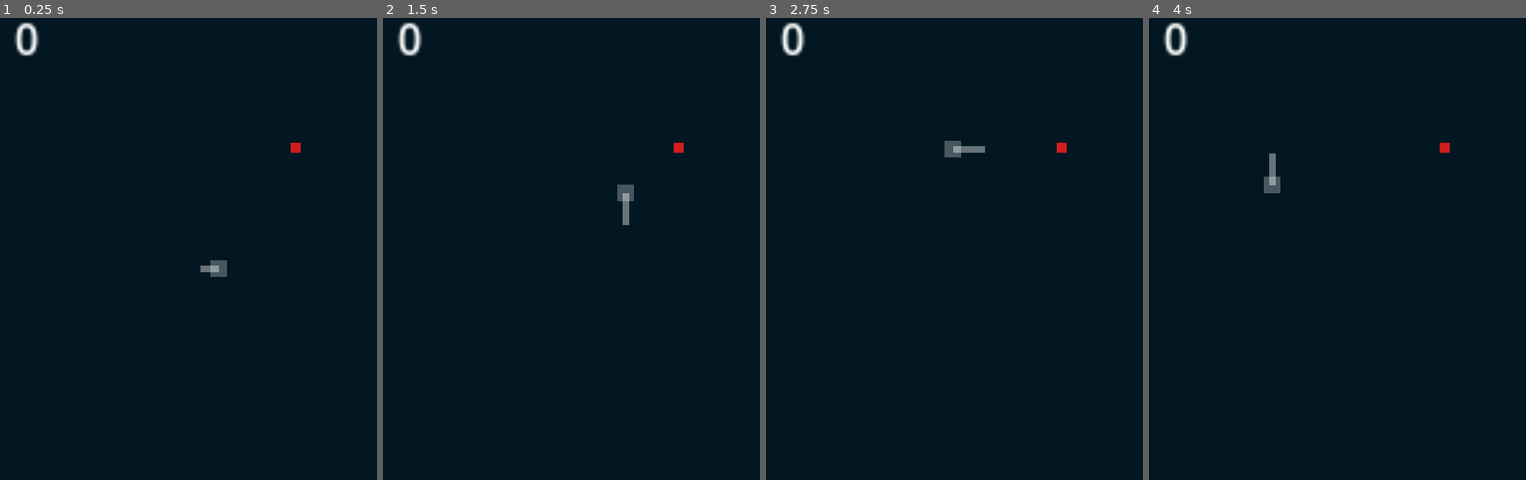
Above: before the commit, frames 1-4 (left to right).
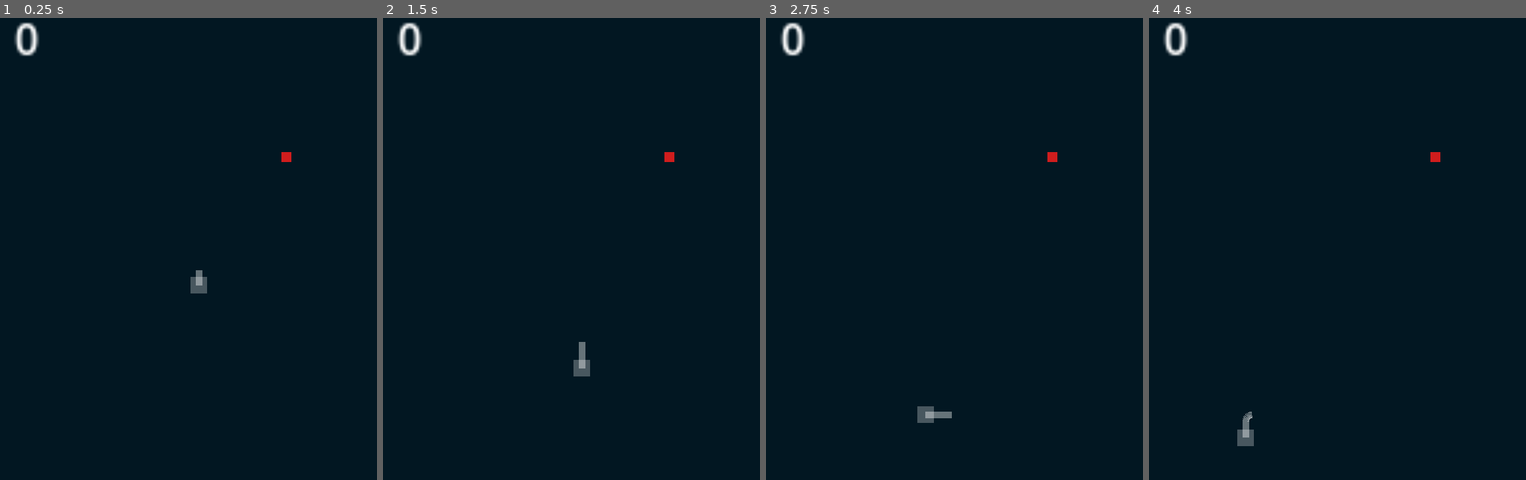
Above: after the commit, the same moments.

Repository: FSJessica/Snake-Game
Game: Godot game, scene res://scenes/Game.tscn
Two runs of this game, one before a commit and one after it. Both use one fixed random seed, a clock stepped at 60 frames per second and the inputs below.
Inputs:
- Up to frame 1 (0.25 s): no input
- Up to frame 2 (1.5 s): hold Up (ui_up) from 0.53 s (still down)
- Up to frame 3 (2.75 s): release Up (ui_up) at 2.03 s; hold Left (ui_left) from 2.03 s (still down)
- Up to frame 4 (4 s): release Left (ui_left) at 3.53 s; hold Down (ui_down) from 3.53 s (still down)

The runs differ from the first frame. In frame 1, 0.5% of the frame differs, in the area x 50-80%, y 27-60%; in frame 2, 0.6%, in the area x 50-80%, y 27-78%; in frame 3, 0.6%; in frame 4, 0.6%.

Commit message:
Colisão do corpo adicionada

Diff:
--- a/scenes/Body.tscn
+++ b/scenes/Body.tscn
@@ -9,7 +9,4 @@
 [node name="Area2D" type="Area2D" parent="."]
 priority = 1.0
 
-[connection signal="body_entered" from="Area2D" to="." method="_on_area_2d_body_entered"]
-[connection signal="body_exited" from="Area2D" to="." method="_on_area_2d_body_exited"]
-[connection signal="body_shape_entered" from="Area2D" to="." method="_on_area_2d_body_shape_entered"]
-[connection signal="body_shape_exited" from="Area2D" to="." method="_on_area_2d_body_shape_exited"]
+[connection signal="area_entered" from="Area2D" to="." method="_on_area_2d_area_entered"]
--- a/scenes/Snake.tscn
+++ b/scenes/Snake.tscn
@@ -7,7 +7,151 @@
 [sub_resource type="RectangleShape2D" id="1"]
 size = Vector2(24.5086, 25.4512)
 
+[sub_resource type="RectangleShape2D" id="RectangleShape2D_e0i7e"]
+size = Vector2(3, 9)
+
+[sub_resource type="Animation" id="Animation_2akxu"]
+resource_name = "right_down"
+length = 0.2
+tracks/0/type = "value"
+tracks/0/imported = false
+tracks/0/enabled = true
+tracks/0/path = NodePath(".:rotation")
+tracks/0/interp = 2
+tracks/0/loop_wrap = true
+tracks/0/keys = {
+"times": PackedFloat32Array(0, 0.2),
+"transitions": PackedFloat32Array(1, 1),
+"update": 0,
+"values": [0.0, 1.5708]
+}
+
+[sub_resource type="Animation" id="Animation_neman"]
+resource_name = "left_down"
+length = 0.2
+tracks/0/type = "value"
+tracks/0/imported = false
+tracks/0/enabled = true
+tracks/0/path = NodePath(".:rotation")
+tracks/0/interp = 2
+tracks/0/loop_wrap = true
+tracks/0/keys = {
+"times": PackedFloat32Array(0, 0.2),
+"transitions": PackedFloat32Array(1, 1),
+"update": 0,
+"values": [3.14159, 1.5708]
+}
+
+[sub_resource type="Animation" id="Animation_q51hn"]
+resource_name = "left_up"
+length = 0.2
+tracks/0/type = "value"
+tracks/0/imported = false
+tracks/0/enabled = true
+tracks/0/path = NodePath(".:rotation")
+tracks/0/interp = 2
+tracks/0/loop_wrap = true
+tracks/0/keys = {
+"times": PackedFloat32Array(0, 0.2),
+"transitions": PackedFloat32Array(1, 1),
+"update": 0,
+"values": [3.14159, 4.71239]
+}
+
+[sub_resource type="Animation" id="Animation_xmxyd"]
+resource_name = "right_up"
+length = 0.2
+tracks/0/type = "value"
+tracks/0/imported = false
+tracks/0/enabled = true
+tracks/0/path = NodePath(".:rotation")
+tracks/0/interp = 2
+tracks/0/loop_wrap = true
+tracks/0/keys = {
+"times": PackedFloat32Array(0, 0.2),
+"transitions": PackedFloat32Array(1, 1),
+"update": 0,
+"values": [6.28319, 4.71239]
+}
+
+[sub_resource type="Animation" id="Animation_rhltw"]
+resource_name = "up_left"
+length = 0.2
+tracks/0/type = "value"
+tracks/0/imported = false
+tracks/0/enabled = true
+tracks/0/path = NodePath(".:rotation")
+tracks/0/interp = 2
+tracks/0/loop_wrap = true
+tracks/0/keys = {
+"times": PackedFloat32Array(0, 0.2),
+"transitions": PackedFloat32Array(1, 1),
+"update": 0,
+"values": [4.71239, 3.14159]
+}
+
+[sub_resource type="Animation" id="Animation_s7hgp"]
+resource_name = "up_right"
+length = 0.2
+tracks/0/type = "value"
+tracks/0/imported = false
+tracks/0/enabled = true
+tracks/0/path = NodePath(".:rotation")
+tracks/0/interp = 2
+tracks/0/loop_wrap = true
+tracks/0/keys = {
+"times": PackedFloat32Array(0, 0.2),
+"transitions": PackedFloat32Array(1, 1),
+"update": 0,
+"values": [4.71239, 6.28319]
+}
+
+[sub_resource type="Animation" id="Animation_uf4l4"]
+resource_name = "down_right"
+length = 0.2
+tracks/0/type = "value"
+tracks/0/imported = false
+tracks/0/enabled = true
+tracks/0/path = NodePath(".:rotation")
+tracks/0/interp = 2
+tracks/0/loop_wrap = true
+tracks/0/keys = {
+"times": PackedFloat32Array(0, 0.2),
+"transitions": PackedFloat32Array(1, 1),
+"update": 0,
+"values": [1.5708, 0.0]
+}
+
+[sub_resource type="Animation" id="Animation_hdb1v"]
+resource_name = "down_left"
+length = 0.2
+tracks/0/type = "value"
+tracks/0/imported = false
+tracks/0/enabled = true
+tracks/0/path = NodePath(".:rotation")
+tracks/0/interp = 2
+tracks/0/loop_wrap = true
+tracks/0/keys = {
+"times": PackedFloat32Array(0, 0.2),
+"transitions": PackedFloat32Array(1, 1),
+"update": 0,
+"values": [1.5708, 3.14159]
+}
+
+[sub_resource type="AnimationLibrary" id="AnimationLibrary_8f0ac"]
+_data = {
+"down_left": SubResource("Animation_hdb1v"),
+"down_right": SubResource("Animation_uf4l4"),
+"left_down": SubResource("Animation_neman"),
+"left_up": SubResource("Animation_q51hn"),
+"right_down": SubResource("Animation_2akxu"),
+"right_up": SubResource("Animation_xmxyd"),
+"up_left": SubResource("Animation_rhltw"),
+"up_right": SubResource("Animation_s7hgp")
+}
+
 [node name="Snake" type="CharacterBody2D"]
+rotation = 1.5708
 script = ExtResource("2")
 
 [node name="CollisionShape2D" type="CollisionShape2D" parent="."]
@@ -22,3 +166,14 @@
 
 [node name="Body" parent="." instance=ExtResource("3_ykdgq")]
 target_path = NodePath("..")
+
+[node name="snakeArea" type="Area2D" parent="."]
+
+[node name="CollisionShape2D" type="CollisionShape2D" parent="snakeArea"]
+position = Vector2(8.5, 0.5)
+shape = SubResource("RectangleShape2D_e0i7e")
+
+[node name="AnimationPlayer" type="AnimationPlayer" parent="."]
+libraries = {
+"": SubResource("AnimationLibrary_8f0ac")
+}
--- a/scripts/Body.gd
+++ b/scripts/Body.gd
@@ -9,18 +9,18 @@
 func _ready():
 	target = get_node(target_path)
 
-func _process(delta):
+func _physics_process(delta):
 	global_position = Vector2(0,0)
 	global_rotation = 0
 	point = target.global_position
 	add_point(point)
 	while get_point_count() > trail_length:
 		remove_point(0)
+	_clean_area()
 	_collision_setup()
 
 func _collision_setup():
 	var i=0
-	_clean_area()
 	while i < points.size()-trail_offset:
 		var new_shape = CollisionShape2D.new()
 		$Area2D.add_child(new_shape)
@@ -43,6 +43,5 @@
 		$Area2D.remove_child(i)
 		i.queue_free()
 
-func _on_area_2d_body_entered(body):
-	if body.name=="Snake":
-		print("colidiu com corpo")
+func _on_area_2d_area_entered(area):
+	area.get_parent().vivo=false
--- a/scripts/Game.gd
+++ b/scripts/Game.gd
@@ -13,7 +13,7 @@
 func _food_create():
 	food = Global.foodPath.instantiate()
 	add_child(food)
-	food.position = Vector2(randf_range(0, Global.width),randf_range(0,Global.height))
+	food.position = Vector2(randf_range(30, Global.width -30),randf_range(30,Global.height -30))
 
 func _process(delta):
 	get_node("Points").text=str(Global.points)
--- a/scripts/Snake.gd
+++ b/scripts/Snake.gd
@@ -5,13 +5,15 @@
 var velocidade
 var direcao = Vector2(0,0)
 var vivo = true
+var anim
 
 func _ready():
 	position = Vector2(Global.width/2,Global.height/2)
+	anim = get_node("AnimationPlayer")
 
-func _process(delta):
-	velocidade=Global.level+2
-	position += transform.x * velocidade
+func _physics_process(delta):
+	velocidade=(Global.points*2)+100
+	move_local_x(delta * velocidade)
 	if position.x < 0 or position.y < 0 or position.x > Global.width or position.y > Global.height:
 		vivo = false
 	get_node("Body").add_point(position)
@@ -20,18 +22,31 @@
 
 func _input(event):
 	if player:
+		var rot = round(rotation_degrees)
 		if event.is_action_pressed("ui_down"):
-			if rotation_degrees != 270:
-				rotation_degrees = 90
+			if rot != 270:
+				if rot ==0 or rot==360:
+					anim.play("right_down")
+				elif rot ==180:
+					anim.play("left_down")
 		elif event.is_action_pressed("ui_left"):
-			if rotation_degrees != 0:
-				rotation_degrees = 180
+			if rot != 0:
+				if rot ==270:
+					anim.play("up_left")
+				elif rot ==90:
+					anim.play("down_left")
 		elif event.is_action_pressed("ui_right"):
-			if rotation_degrees != 180:
-				rotation_degrees = 0
+			if rot != 180:
+				if rot ==270:
+					anim.play("up_right")
+				elif rot ==90:
+					anim.play("down_right")
 		elif event.is_action_pressed("ui_up"):
-			if rotation_degrees != 90:
-				rotation_degrees = 270
+			if rot != 90:
+				if rot ==0 or rot==360:
+					anim.play("right_up")
+				elif rot ==180:
+					anim.play("left_up")
 
 func _vivo():
 	return vivo
Not shown: 1 places in scenes/Snake.tscn that only renumber resources
